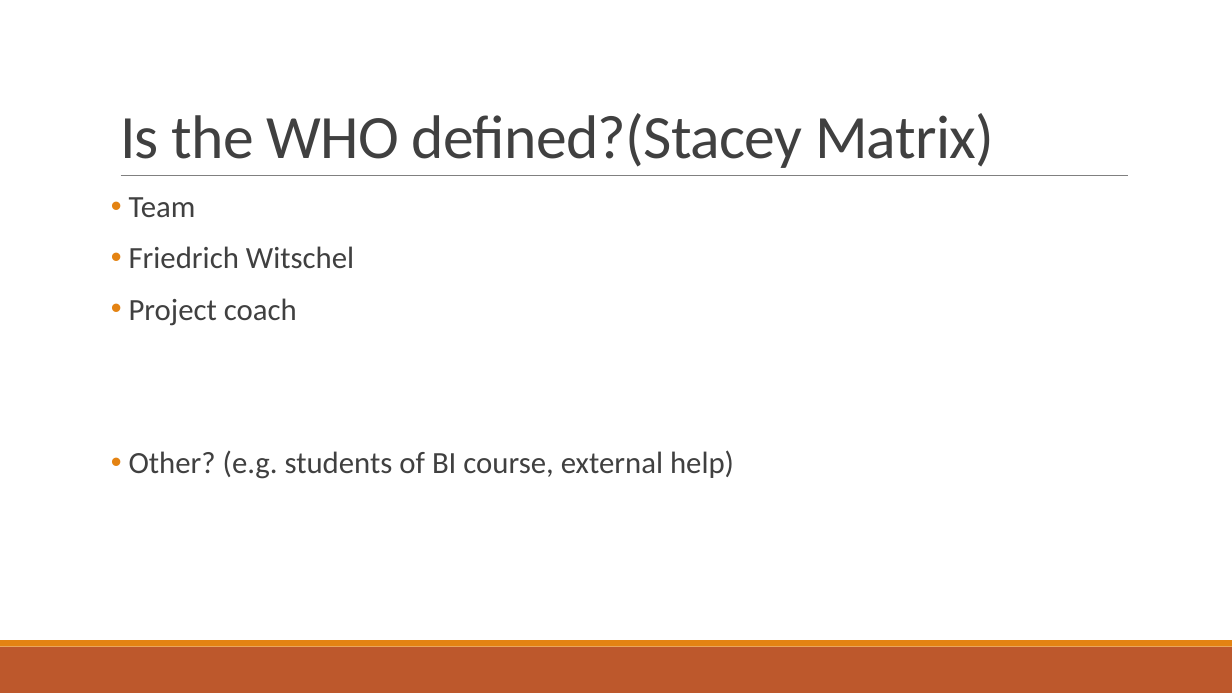
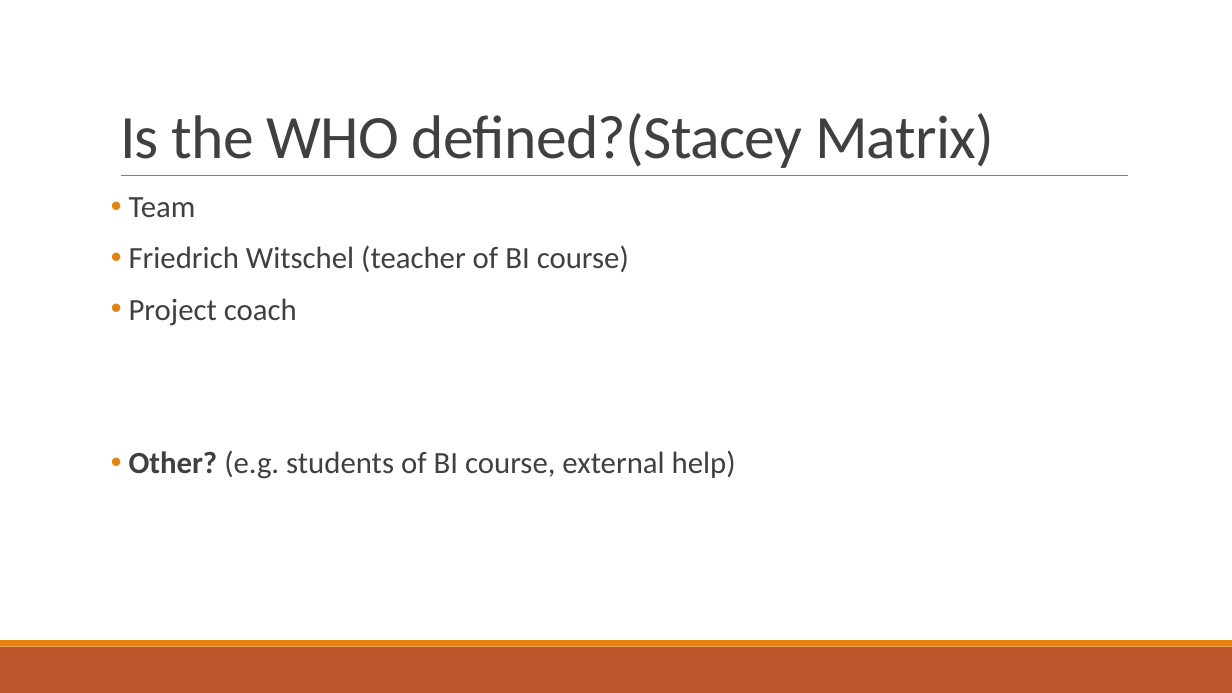
Before and after one commit to AgileBusinessAnalysis/05__TEAM, a slide deck: slide 4 of Prep Pitch.pptx. Drawn at 1232x693 pixels with LibreOffice and Linux fonts; fonts in the diff are those of the drawing. Boxes give left, top, right and bottom in pixels: in the first picture for what was removed or moved away, otherwise in the second. Text is boxed around its words. In the diff, an @@ line names an element or a change of style, - is before the commit and + after.

```diff
--- a/Prep Pitch.pptx
+++ b/Prep Pitch.pptx
@@ text at (129, 245, 629, 272): text changed @@
-• Friedrich Witschel
+• Friedrich Witschel (teacher of BI course)
@@ text at (129, 450, 736, 479): bold on in "Other?" @@
```
Also in this commit, not shown: 6 other slides changed.
